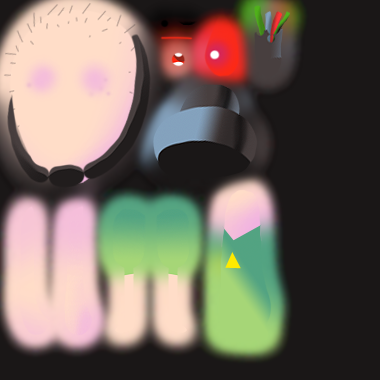
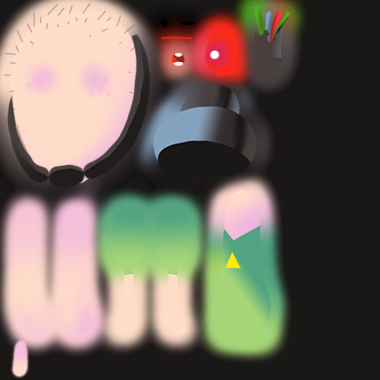
Comparing the layer stacks of the two 380 x 380 images. Changes:
added layer "finger" above "armA" over [left=13, top=342, right=27, bottom=376]
painted on "base copy" over [left=10, top=338, right=30, bottom=379]
